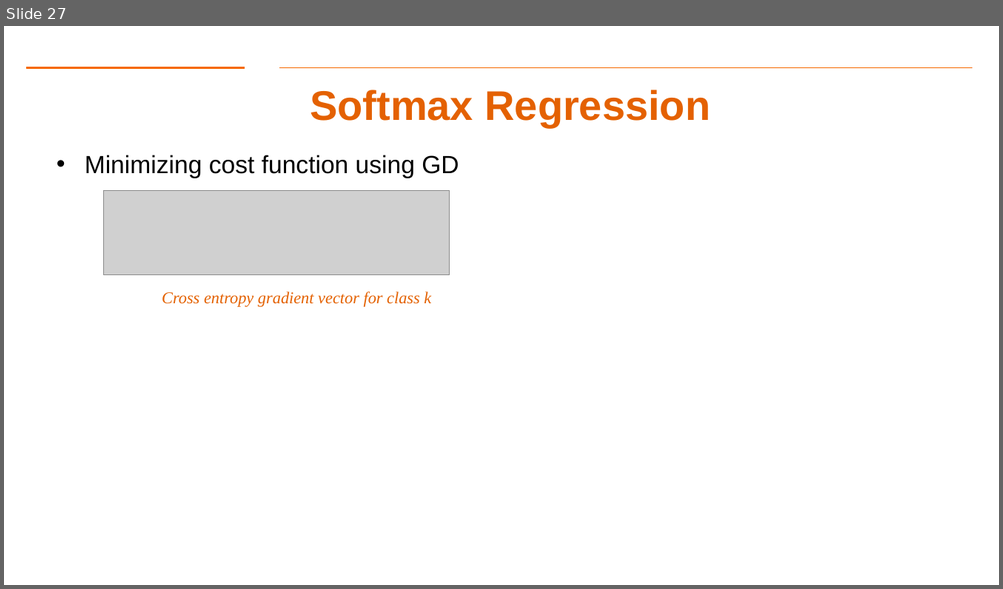
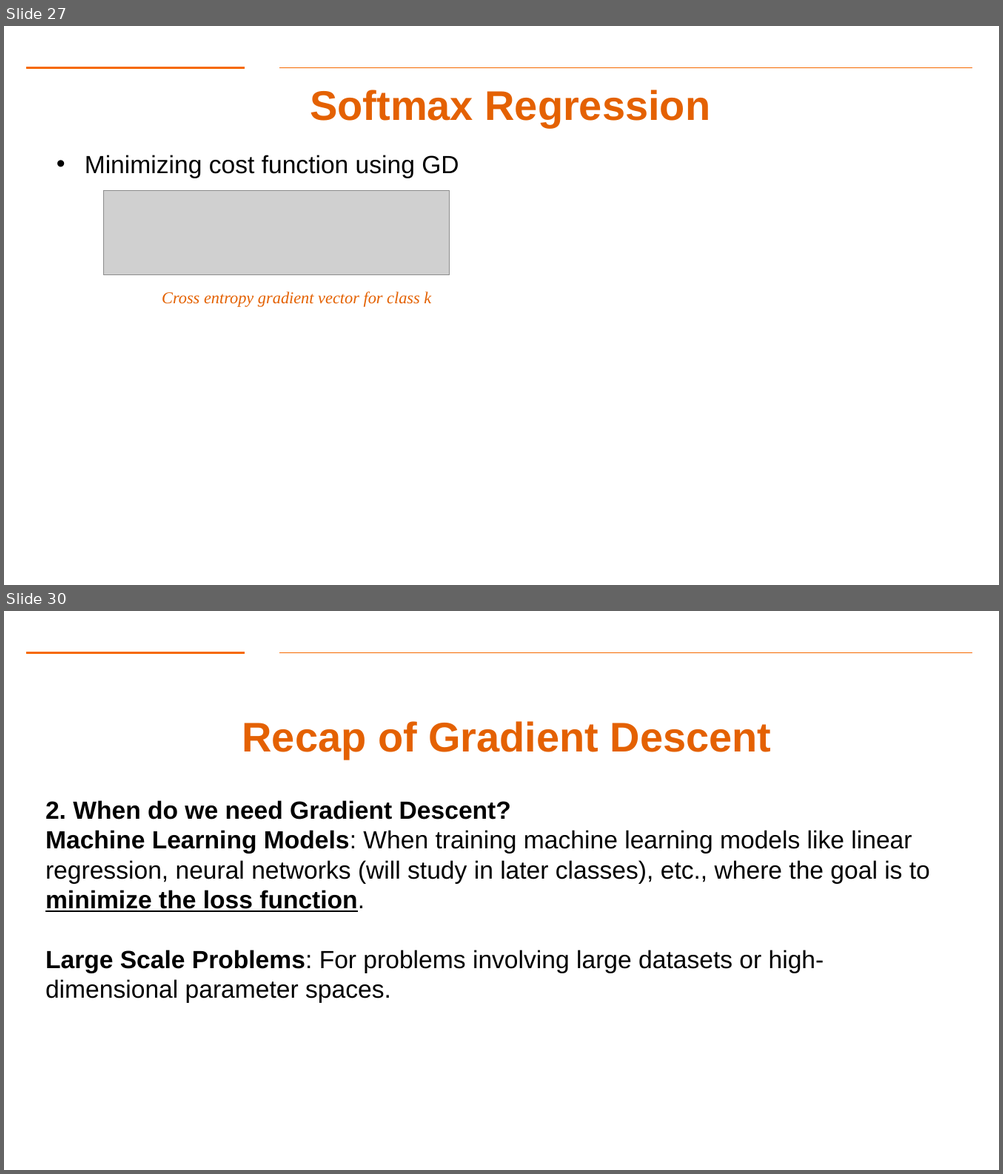
Before and after one commit to aiforsec/RIT-DSCI-633-FDS, a slide deck: Syllabus/Lecture05/Lec05.pptx. Shown one above the other, each under a label of ours: slide 27 before the commit, slides 27 and 30 after it; the slides between them are not shown. The pictures are 1003x589 and 1003x1174 pixels, drawn with LibreOffice and Linux fonts; fonts in the diff are those of the drawing; grey boxes stand for pictures; background and template pictures are left out. Boxes give left, top, right and bottom in pixels: in the first picture for what was removed or moved away, otherwise in the second. Text is boxed around its words. In the diff, an @@ line names an element or a change of style, - is before the commit and + after.

```diff
--- a/Syllabus/Lecture05/Lec05.pptx
+++ b/Syllabus/Lecture05/Lec05.pptx
@@ slide 30 added at (4, 611, 999, 1170), background #FFFFFF; not listed: 2 template elements that a slide beside it also shows @@
@@ title added at (242, 721, 771, 759), 40 pt, text #E46102, bold @@
+Recap of Gradient Descent
@@ text added at (45, 800, 930, 1003), 24 pt, text #000000 @@
+2. When do we need Gradient Descent?
+Machine Learning Models: When training machine learning models like linear regression, neural networks (will study in later classes), etc., where the goal is to minimize the loss function.
+Large Scale Problems: For problems involving large datasets or high-dimensional parameter spaces.
```
Also in this commit, not shown: 3 slides changed, 3 other slides added.
